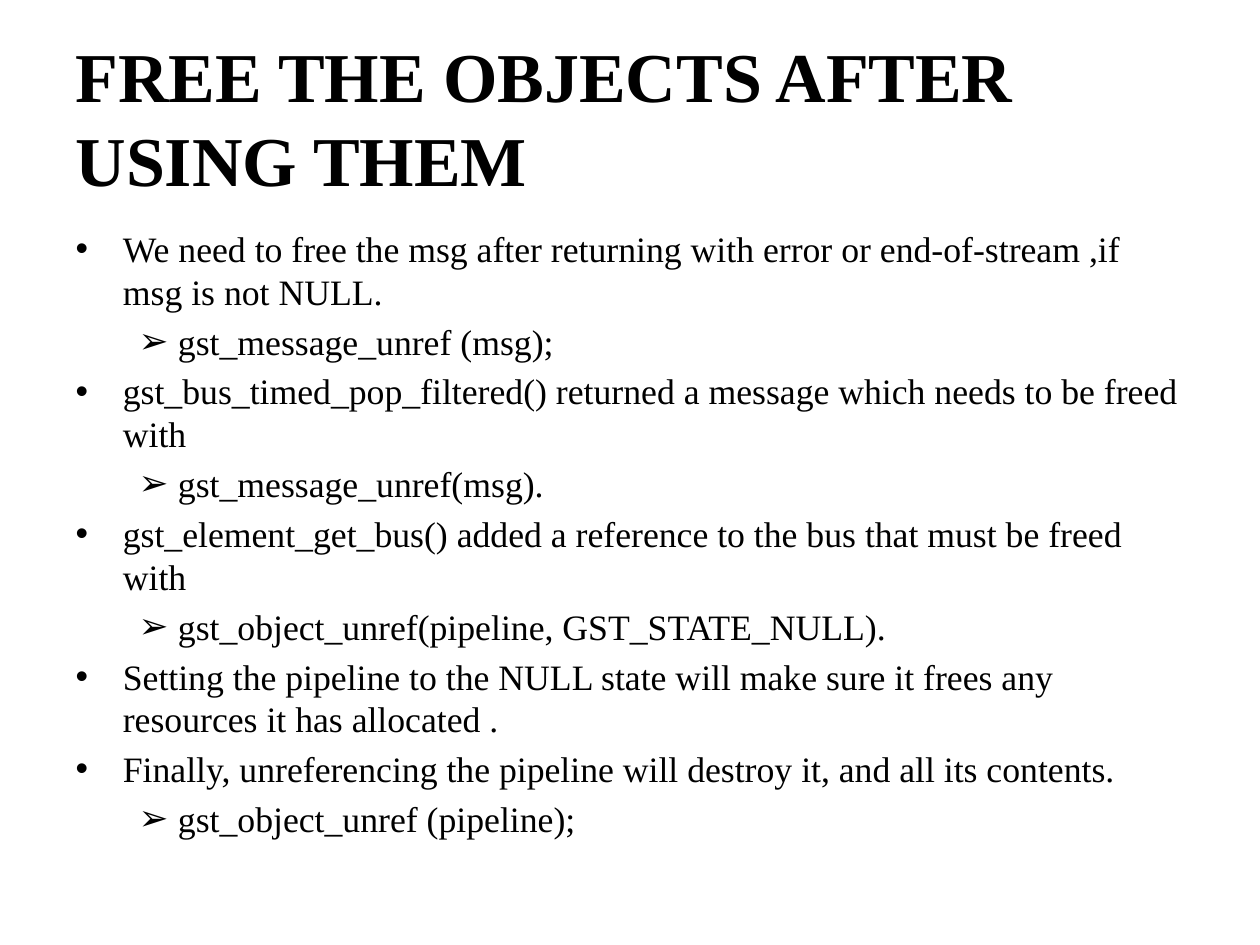
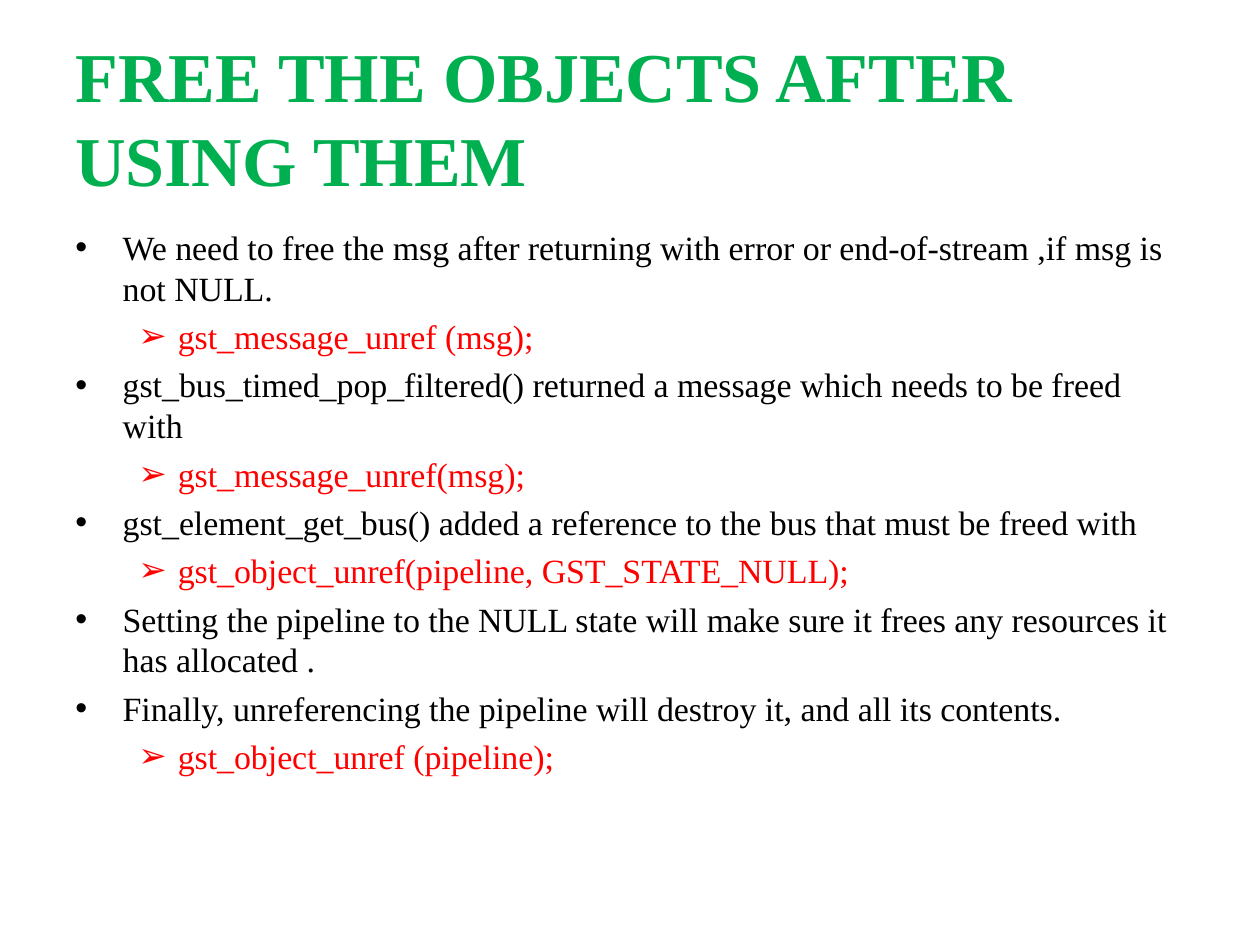
Before and after one commit to shashikala-katthi/TSHtraining, a slide deck: slide 13 of Video/Docs/Gstreamer.pptx (slide 7 before the commit). Drawn at 1260x945 pixels with LibreOffice and Linux fonts; fonts in the diff are those of the drawing. Boxes give left, top, right and bottom in pixels: in the first picture for what was removed or moved away, otherwise in the second. Text is boxed around its words. In the diff, an @@ line names an element or a change of style, - is before the commit and + after.

Commit message:
Video/Docs/Gstreamer.pptx is updated

```diff
--- a/Video/Docs/Gstreamer.pptx
+++ b/Video/Docs/Gstreamer.pptx
@@ text "FREE THE OBJECTS AFTER USING ..." at (75,55,1012,187): text colour #000000 to #00B050 @@
@@ text at (123,236,1167,776): size 20.4 to 19.4 pt in "We need to free the msg after ...", "gst_message_unref (msg);", "gst_bus_timed_pop_filtered() returned a message which needs  ...", "gst_element_get_bus() added a reference to the bus ..." and 3 more places; text colour #000000 to #FF0000 in "gst_message_unref (msg);", "gst_object_unref (pipeline);"; indent changed @@
@@ text at (178,463,525,494): text changed; size 20.4 to 19.4 pt; text colour #000000 to #FF0000 @@
-  ➢ gst_message_unref(msg).
+  ➢ gst_message_unref(msg);
@@ text at (178,559,849,591): text changed; size 20.4 to 19.4 pt; text colour #000000 to #FF0000 @@
-  ➢ gst_object_unref(pipeline, GST_STATE_NULL).
+  ➢ gst_object_unref(pipeline, GST_STATE_NULL);
```
Also in this commit, not shown: 19 other slides changed, 7 slides added.
